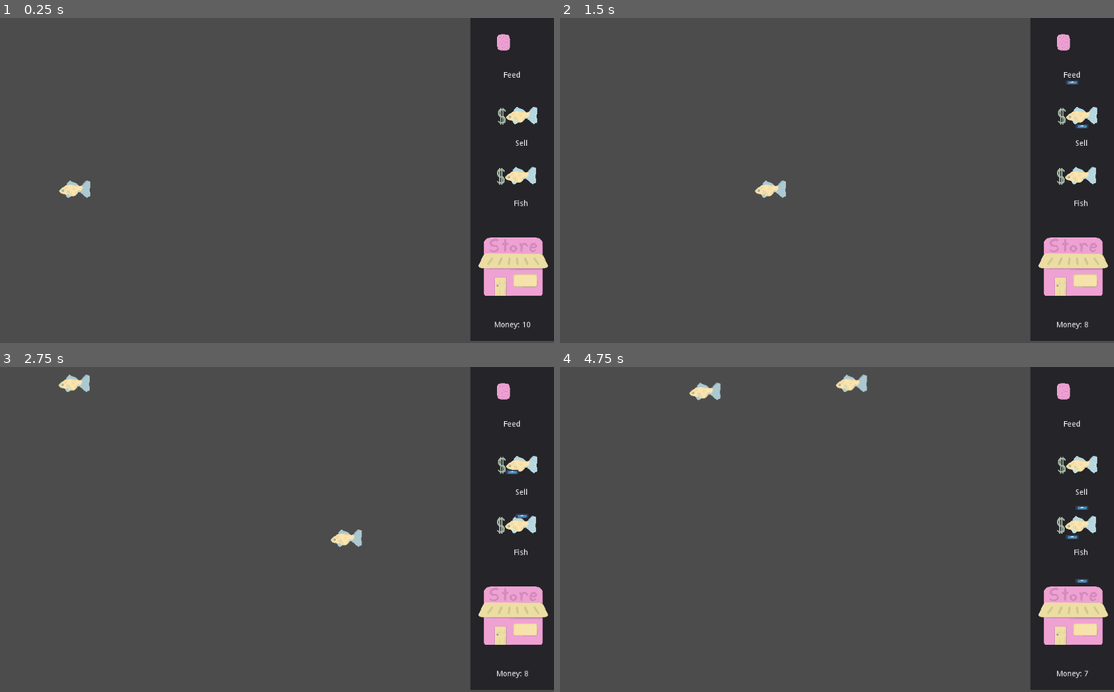
Above: before the commit, frames 1-4 (two rows, left to right).
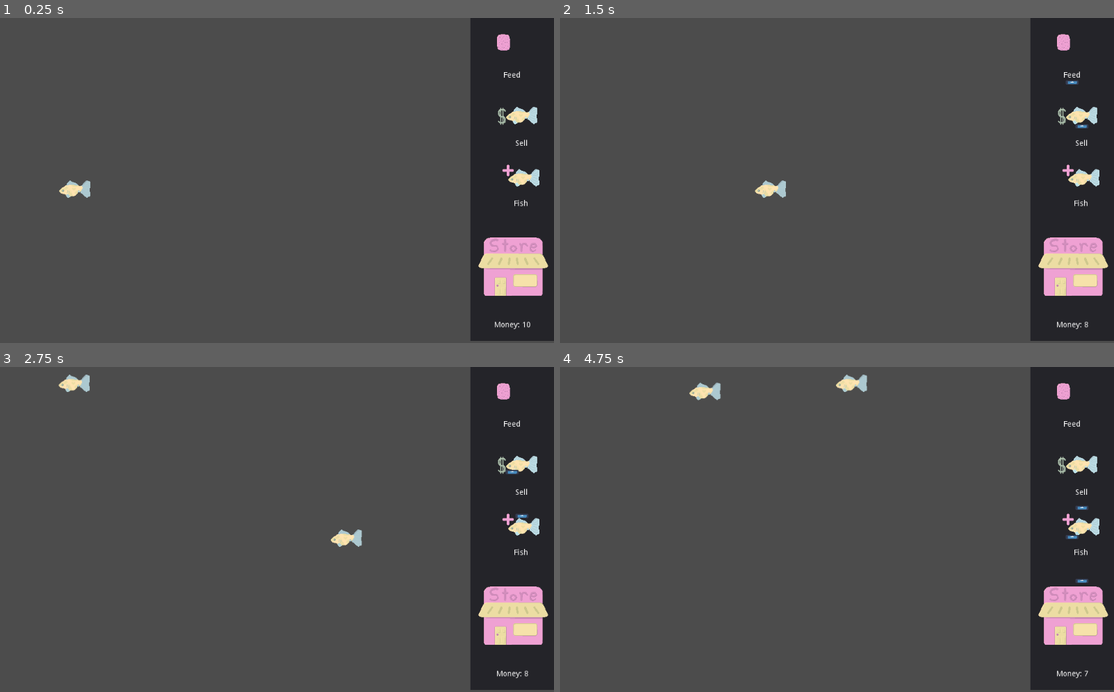
Above: after the commit, the same moments.

Repository: Struckdown/oohgamejam2020
Game: Godot game, scene res://Scenes/World.tscn
The game is run twice, just before and just after one commit, with the same random seed, the same clock (stepped at 60 frames per second) and the same inputs. The engine's default icon, where the game draws it, is replaced by a stand-in: a white triangle on a blue panel in a dark square.
Inputs:
- Up to frame 1 (0.25 s): no input
- Up to frame 2 (1.5 s): click "Feed" at 0.5 s; click "Sell" at 1.25 s
- Up to frame 3 (2.75 s): click "Fish" at 2 s
- Up to frame 4 (4.75 s): click "Feed" at 2.75 s; click "Sell" at 3.5 s; click "Fish" at 4.25 s

The runs differ from the first frame. In frame 1, 0.3% of the frame differs, in the area x 89-98%, y 45-52%; in frame 2, 0.3%; in frame 3, 0.2%; in frame 4, 0.3%.

Commit message:
Corrected img for buying store

Diff:
--- a/src/Scenes/StoreUI.tscn
+++ b/src/Scenes/StoreUI.tscn
@@ -1,9 +1,10 @@
-[gd_scene load_steps=6 format=2]
+[gd_scene load_steps=7 format=2]
 
 [ext_resource path="res://Art/HUD Elements/shop button.png" type="Texture" id=1]
 [ext_resource path="res://Scripts/StoreUI.gd" type="Script" id=2]
 [ext_resource path="res://Art/HUD Elements/pellet icon.png" type="Texture" id=3]
 [ext_resource path="res://Art/HUD Elements/Sell Fish.png" type="Texture" id=4]
+[ext_resource path="res://Art/HUD Elements/More Fish.png" type="Texture" id=5]
 
 [sub_resource type="ImageTexture" id=1]
 
@@ -79,7 +80,7 @@
 margin_top = 265.966
 margin_right = -47.7867
 margin_bottom = -266.034
-texture_normal = ExtResource( 4 )
+texture_normal = ExtResource( 5 )
 texture_pressed = SubResource( 1 )
 __meta__ = {
 "_edit_use_anchors_": false
